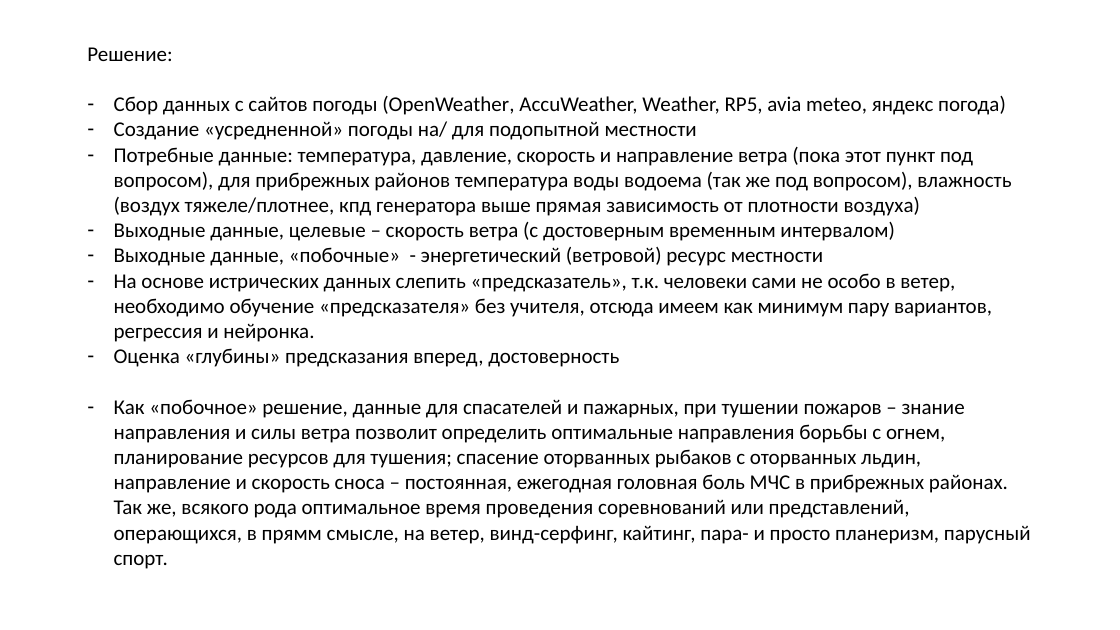
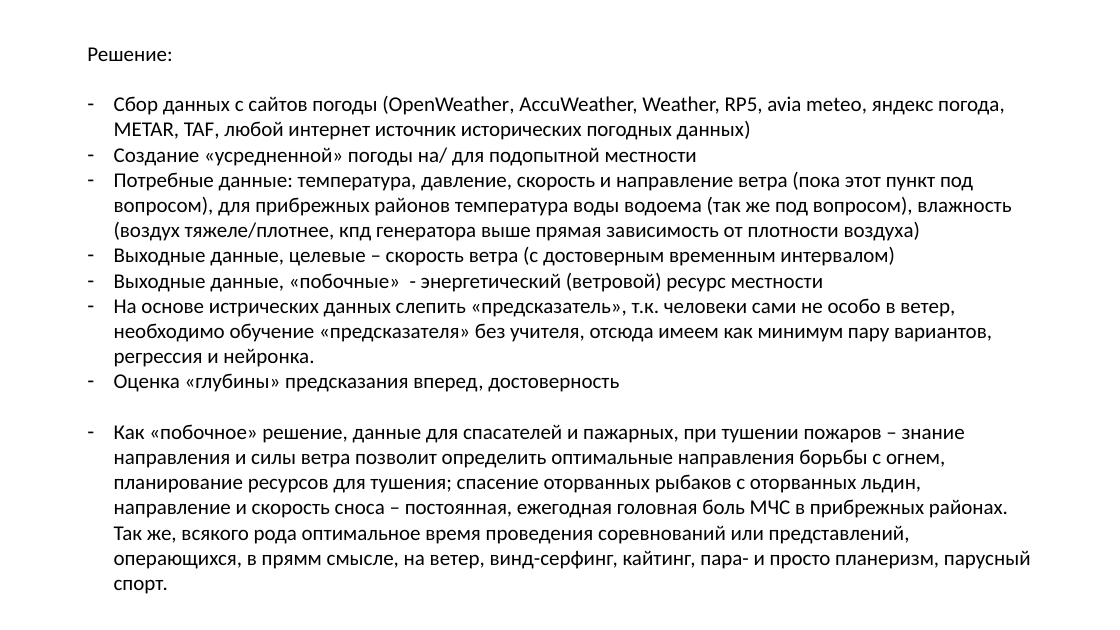
Before and after one commit to Dmitry1973/GB_Final_project, a slide deck: slide 5 of FInal_project.pptx. Drawn at 1120x630 pixels with LibreOffice and Linux fonts; fonts in the diff are those of the drawing. Boxes give left, top, right and bottom in pixels: in the first picture for what was removed or moved away, otherwise in the second. Text is boxed around its words. In the diff, an @@ line names an element or a change of style, - is before the commit and + after.

```diff
--- a/FInal_project.pptx
+++ b/FInal_project.pptx
@@ text at (x1=114, y1=96, x2=1005, y2=140): text changed @@
-– Сбор данных с сайтов погоды (OpenWeather, AccuWeather, Weather, RP5, avia meteo, яндекс погода)
+– Сбор данных с сайтов погоды (OpenWeather, AccuWeather, Weather, RP5, avia meteo, яндекс погода, METAR, TAF, любой интернет источник исторических погодных данных)
```
Also in this commit, not shown: 1 other slide changed.
